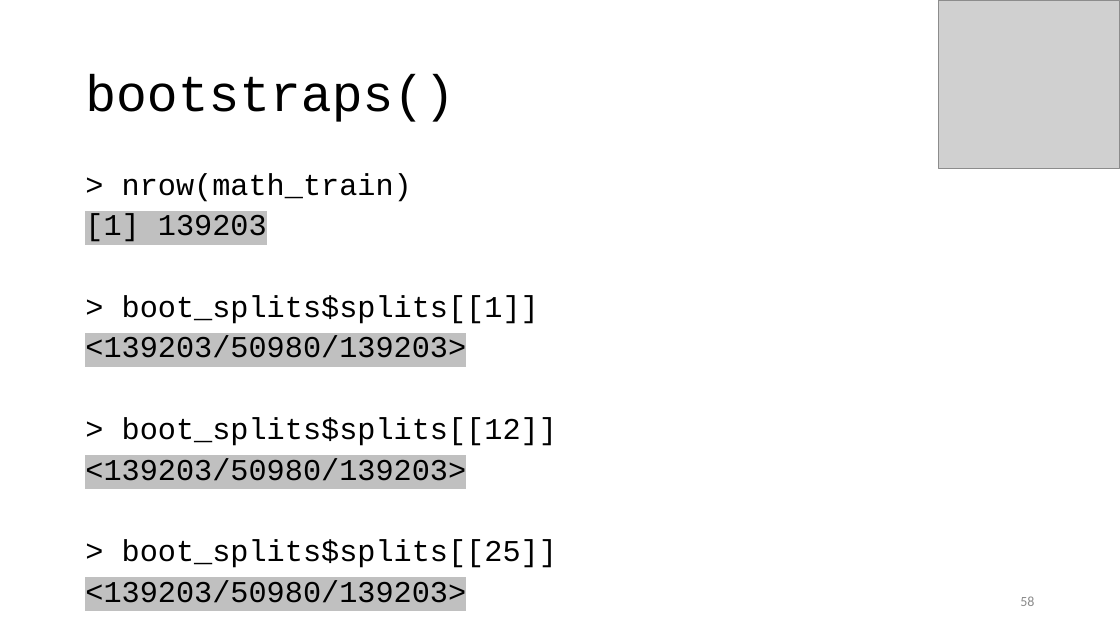
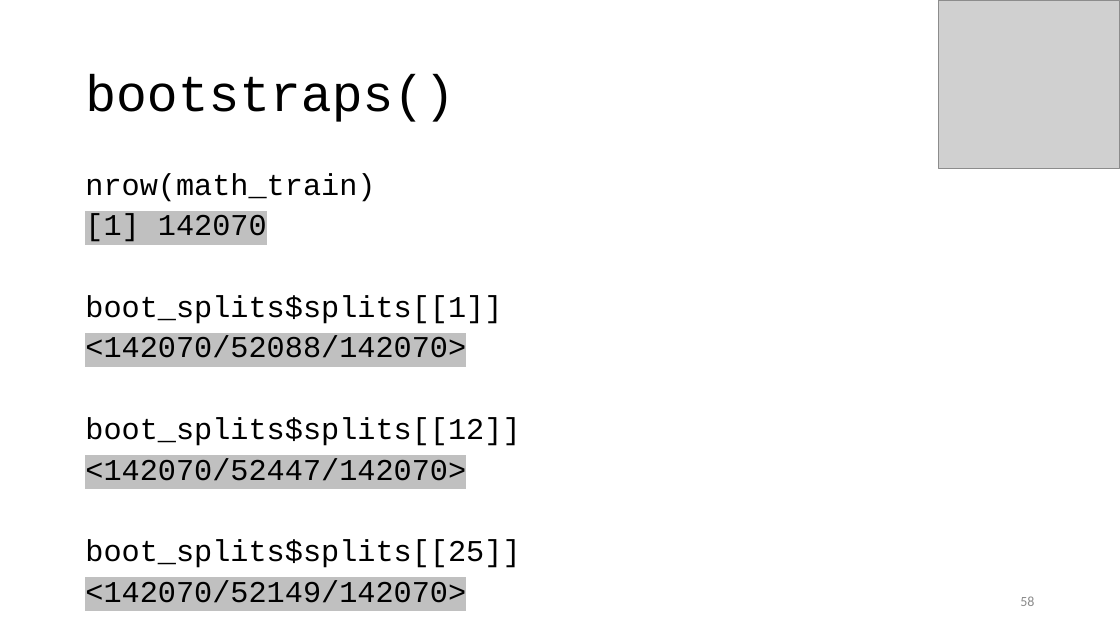
Before and after one commit to karlenaochoa/c4-ml-2020, a slide deck: slide 58 of slides/w2p1-bias-variance-resampling/w2p1.pptx. Drawn at 1120x630 pixels with LibreOffice and Linux fonts; fonts in the diff are those of the drawing; grey boxes stand for pictures. Boxes give left, top, right and bottom in pixels: in the first picture for what was removed or moved away, otherwise in the second. Text is boxed around its words. In the diff, an @@ line names an element or a change of style, - is before the commit and + after.

```diff
--- a/slides/w2p1-bias-variance-resampling/w2p1.pptx
+++ b/slides/w2p1-bias-variance-resampling/w2p1.pptx
@@ text at (85, 173, 520, 603): text changed @@
-> nrow(math_train)
-[1] 139203
-> boot_splits$splits[[1]]
-<139203/50980/139203>
-> boot_splits$splits[[12]]
-<139203/50980/139203>
-> boot_splits$splits[[25]]
-<139203/50980/139203>
+nrow(math_train)
+[1] 142070
+boot_splits$splits[[1]]
+<142070/52088/142070>
+boot_splits$splits[[12]]
+<142070/52447/142070>
+boot_splits$splits[[25]]
+<142070/52149/142070>
```
Also in this commit, not shown: 5 other slides changed, 2 other files.
